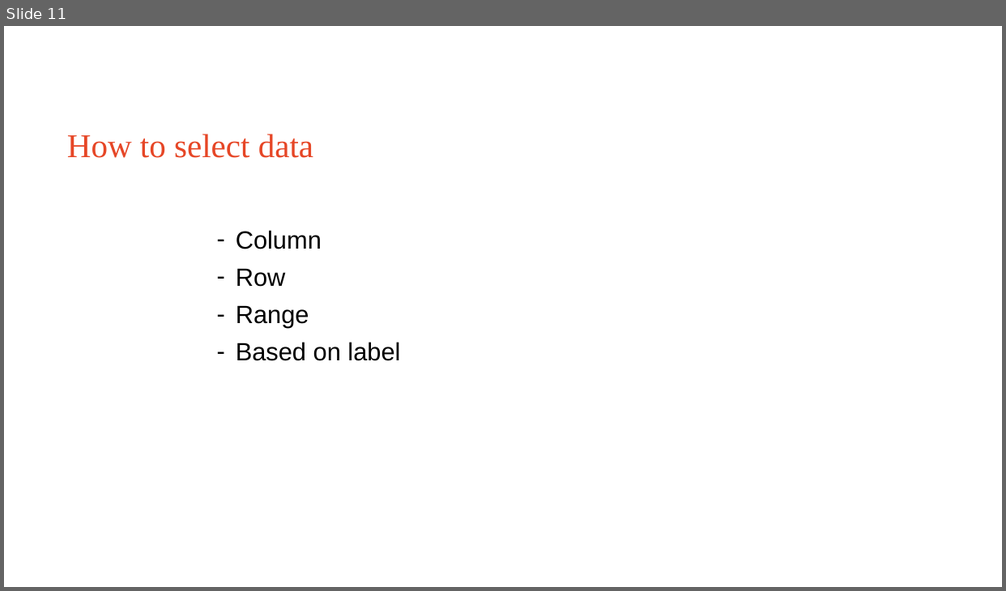
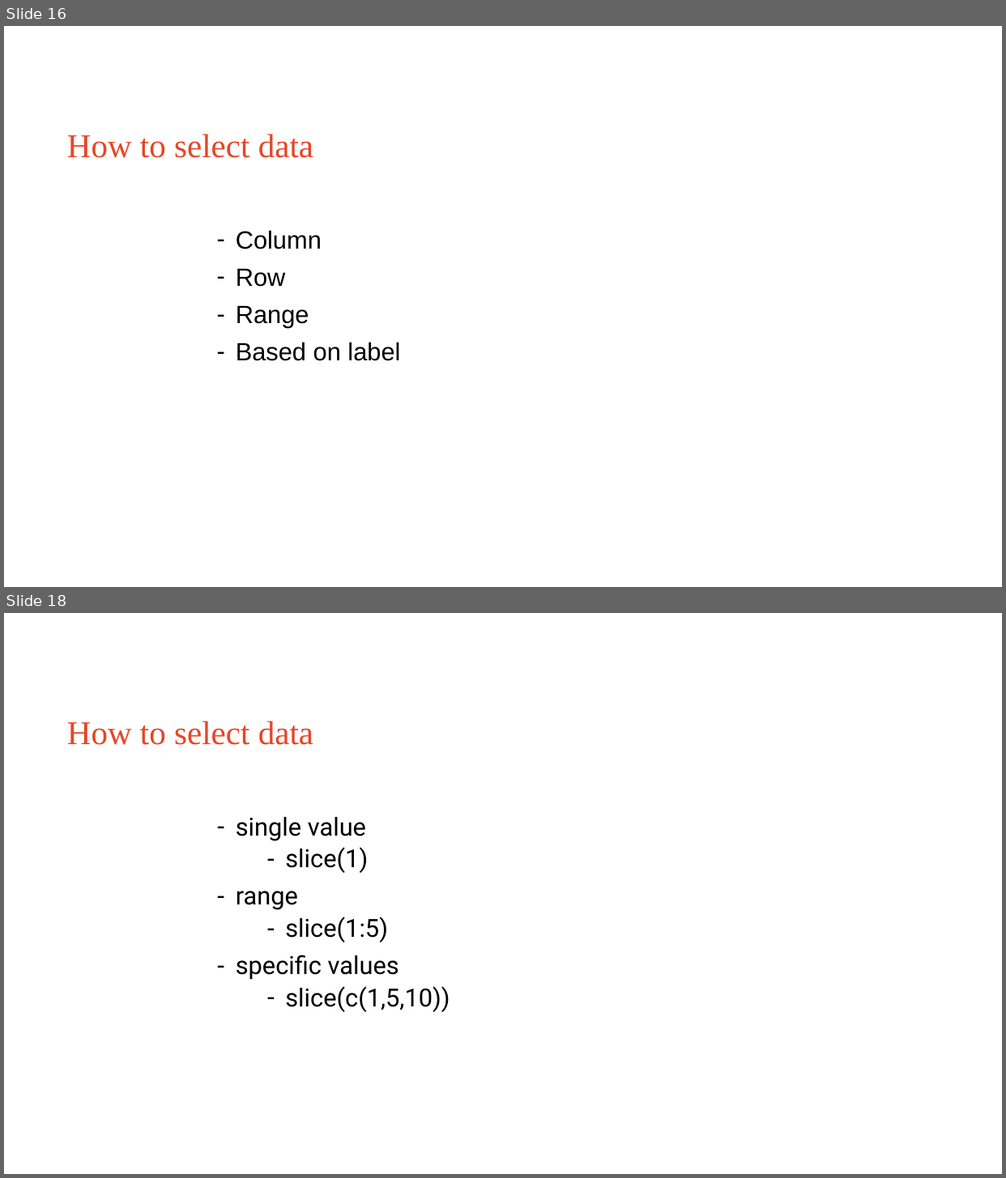
Before and after one commit to Sydney-Informatics-Hub/EDAinR, a slide deck: eda_r.pptx. Shown one above the other, each under a label of ours: slide 11 before the commit, slides 16 and 18 after it; the slides between them are not shown. The pictures are 1006x591 and 1006x1178 pixels, drawn with LibreOffice and Linux fonts; fonts in the diff are those of the drawing. Boxes give left, top, right and bottom in pixels: in the first picture for what was removed or moved away, otherwise in the second. Text is boxed around its words. In the diff, an @@ line names an element or a change of style, - is before the commit and + after.

Commit message:
Explains import viewing and selecting data
Slides updated to show process

Moved plotting to after viewing but before selecting .

Updated some live_code ref

Adds head to renv

```diff
--- a/eda_r.pptx
+++ b/eda_r.pptx
@@ slide 18 added at bbox=[4, 613, 1002, 1174], background #FFFFFF @@
@@ title added at bbox=[67, 721, 313, 745], 32 pt, text #E64626 @@
+How to select data
@@ text added at bbox=[236, 817, 450, 1012], 24 pt, text #000000 @@
+– single value
+  – slice(1)
+– range
+  – slice(1:5)
+– specific values
+  – slice(c(1,5,10))
@@ what was slide 11 is now slide 16 @@
```
Also in this commit, not shown: 6 slides changed, 8 other slides added, 1 slide removed, 4 other files.
